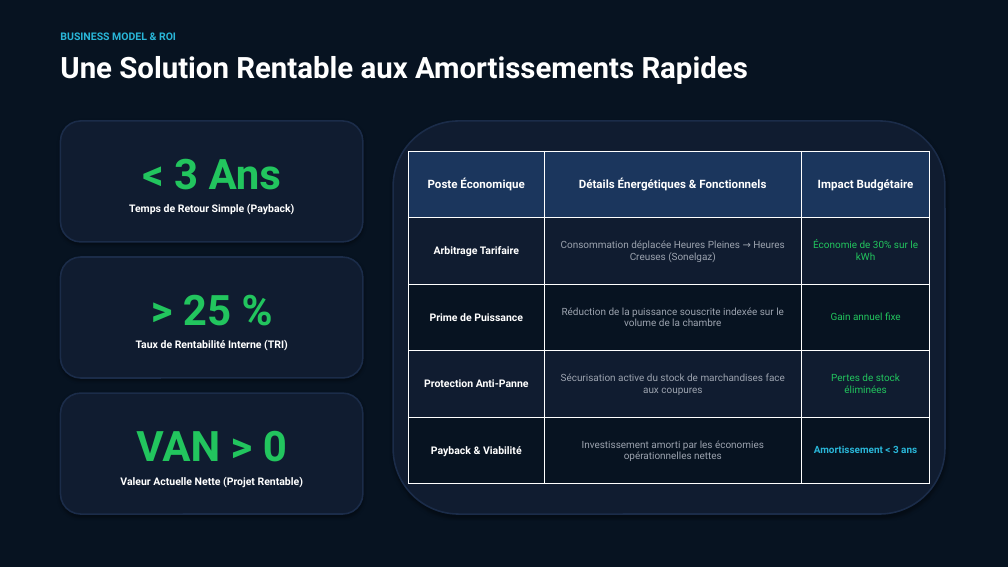
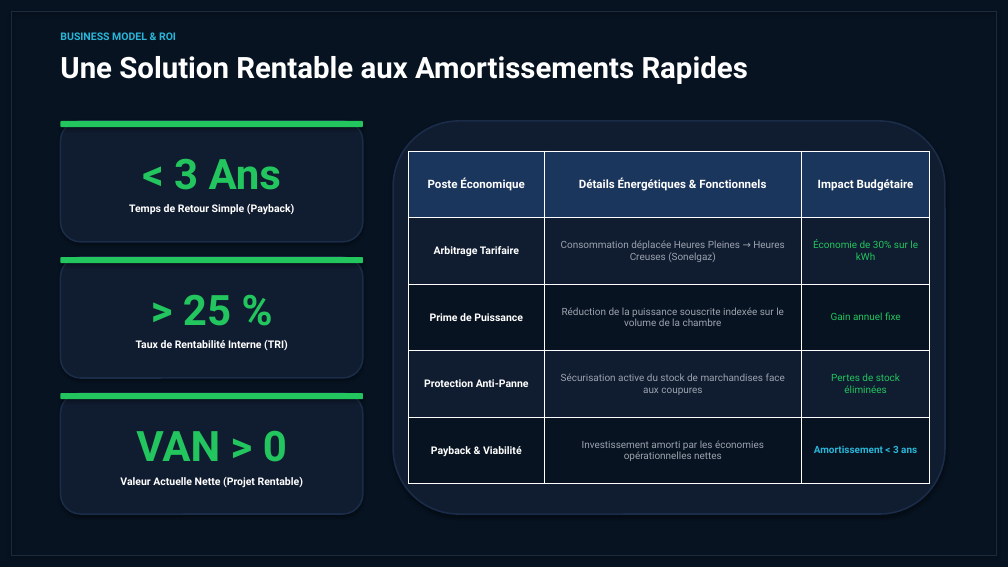
Before and after one commit to Islem-dev31/mcp-tes-simulator, a slide deck: slide 9 of kryodrop_pitch_deck.pptx (slide 7 before the commit). Drawn at 1008x567 pixels with LibreOffice and Linux fonts; fonts in the diff are those of the drawing. Boxes give left, top, right and bottom in pixels: in the first picture for what was removed or moved away, otherwise in the second. Text is boxed around its words. In the diff, an @@ line names an element or a change of style, - is before the commit and + after.

```diff
--- a/kryodrop_pitch_deck.pptx
+++ b/kryodrop_pitch_deck.pptx
@@ rectangle added at (x1=11, y1=11, x2=997, y2=556), outline #1E293B 1.5 pt @@
@@ rounded rectangle added at (x1=60, y1=121, x2=363, y2=127), fill #22C55E @@
@@ rounded rectangle added at (x1=60, y1=257, x2=363, y2=263), fill #22C55E @@
@@ rounded rectangle added at (x1=60, y1=393, x2=363, y2=399), fill #22C55E @@
```
Also in this commit, not shown: 6 other slides changed, 3 slides added, 1 slide removed, 8 other files.
